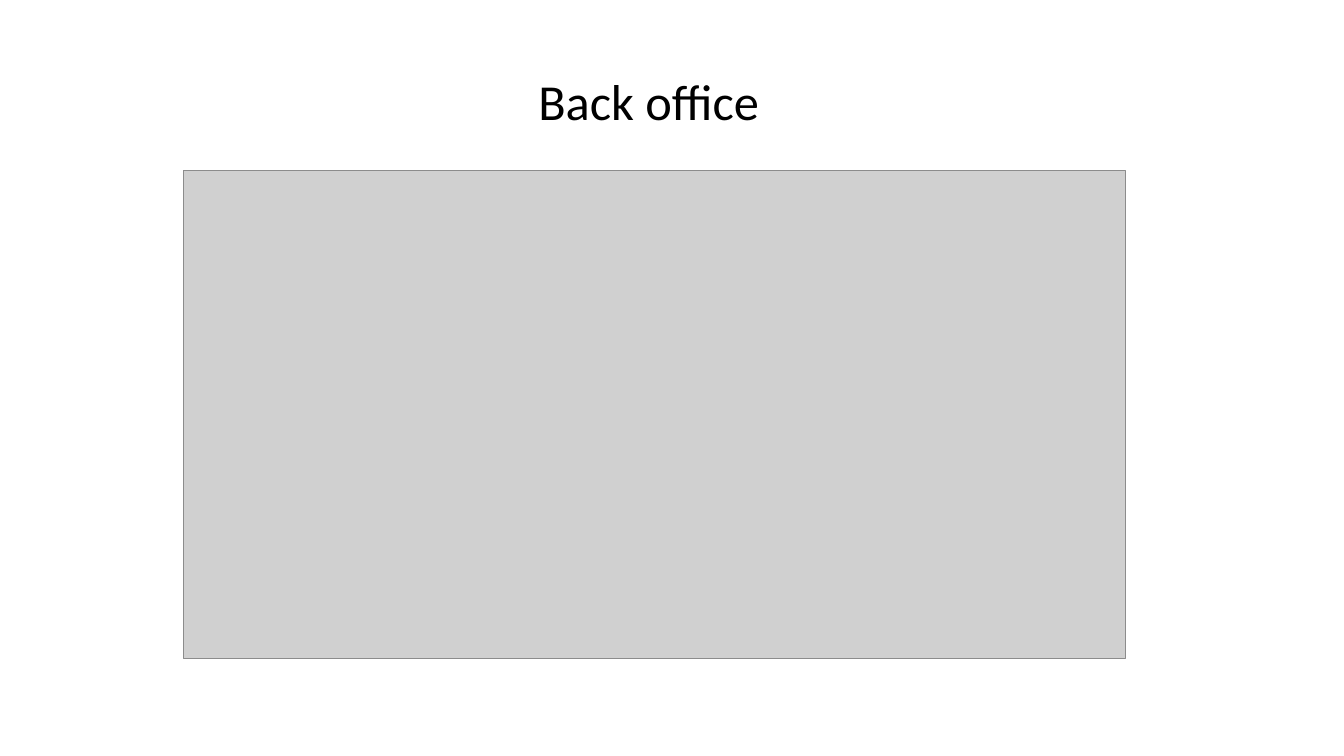
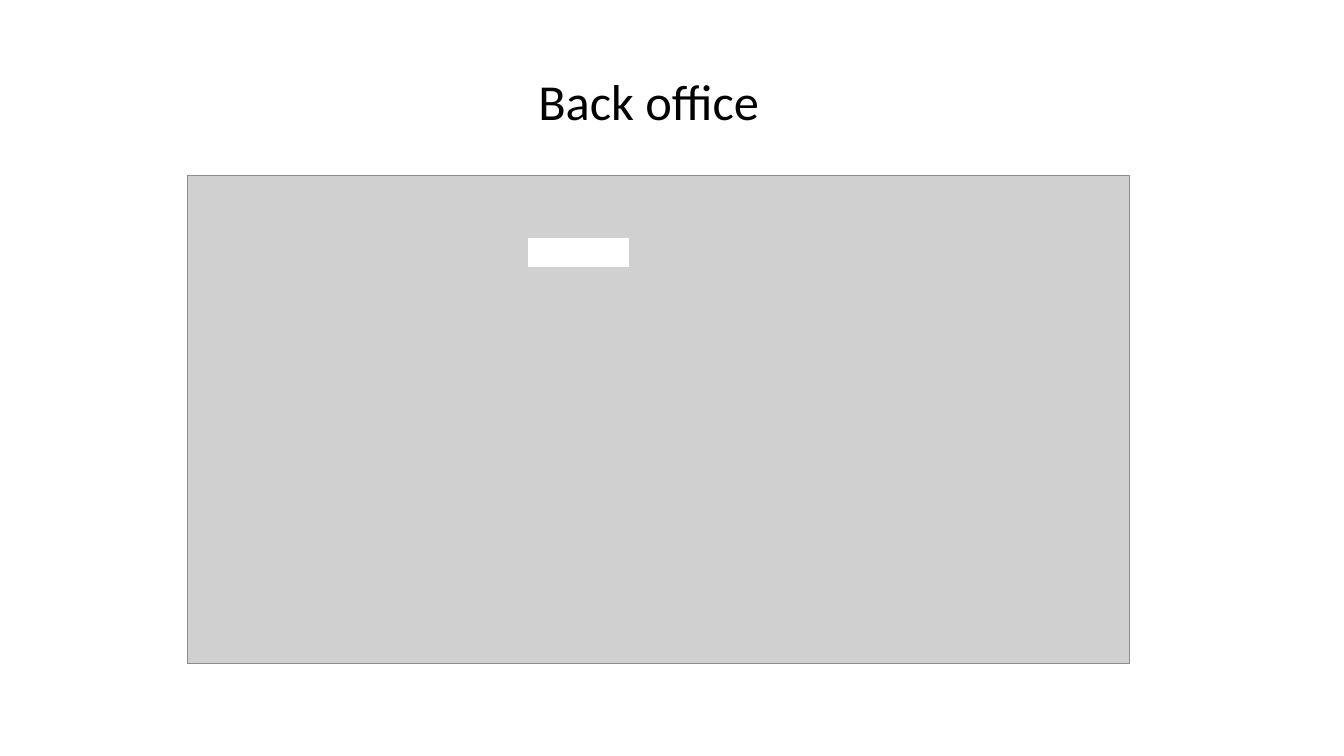
Before and after one commit to EmanuelBenHamo/Fiver-Final-Sprint, a slide deck: slide 9 of Product Definition Document Sample - Vybing - v1.5.pptx. Drawn at 1344x756 pixels with LibreOffice and Linux fonts; fonts in the diff are those of the drawing; grey boxes stand for pictures. Boxes give left, top, right and bottom in pixels: in the first picture for what was removed or moved away, otherwise in the second. Text is boxed around its words. In the diff, an @@ line names an element or a change of style, - is before the commit and + after.

```diff
--- a/Product Definition Document Sample - Vybing - v1.5.pptx
+++ b/Product Definition Document Sample - Vybing - v1.5.pptx
@@ picture: place and size @@
-picture at box(184, 170, 1125, 658)
+picture at box(188, 175, 1129, 663)
@@ rectangle added at box(528, 239, 629, 267), fill #FFFFFF, outline #FFFFFF 1 pt @@
```
Also in this commit, not shown: 5 other slides changed, 9 slides added, 2 slides removed.
